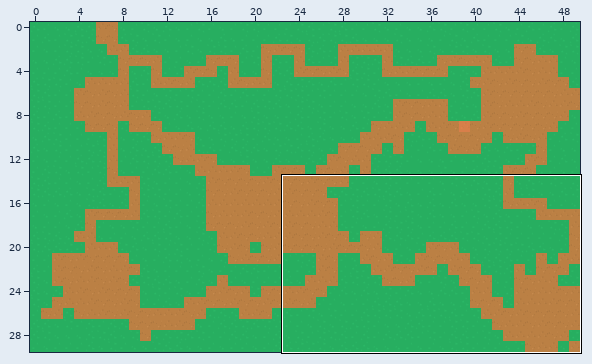
An edit to a level. Tiled map, maps/level3.tmx. Above, an overview of the earlier version with the close-up marked.
Close-up. The starting point:
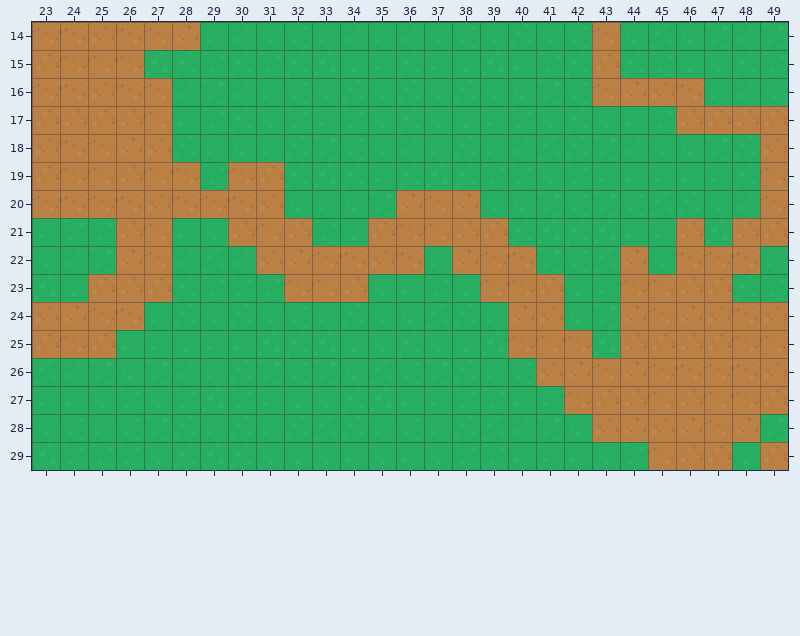
Cells are 64x64 px. Shown: x 23..49, y 14..29. The commit also changed other parts of the map, which this record leaves out.
The same view after the edit:
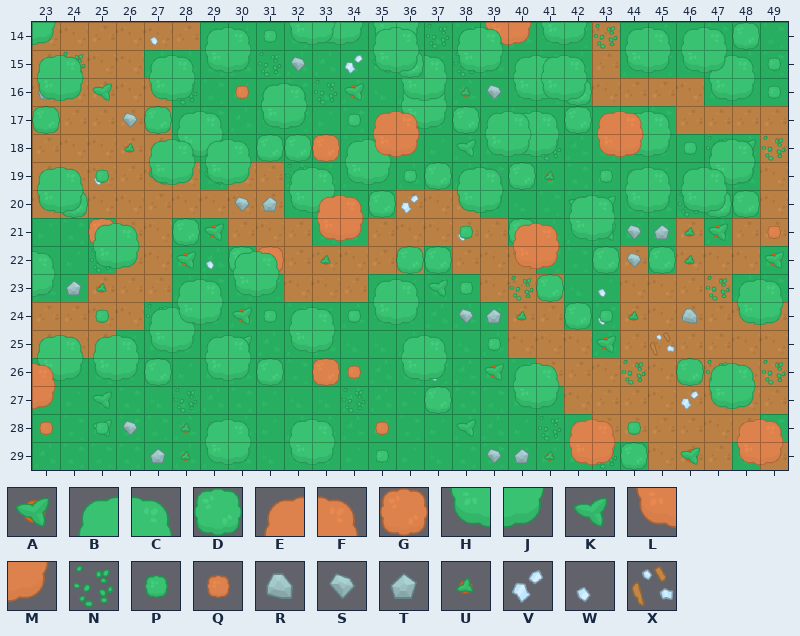
Key: from "spritesheet_tiles": A 133, B 180, C 181, D 182, E 183, F 184, G 185, H 207, J 208, K 209, L 210, M 211, N 212, P 234, Q 235, R 236, S 237, T 238, U 239, V 263, W 290, X 292.
_ is an empty cell.
Tiles of an added or newly shown layer are drawn over the layers below it.
Difference:
Changed rows in their new state; . is an unchanged cell.
Layer "decorations" (now shown):
first column x 23:
14 ....W.........N.....N......
15 .N......NS.VK..N...........
16 TUK..N....NA.STUS..........
17 ...STU.............D.......
18 ...U.....N..W..K..N.....NAN
19 ..W.A.K..N......STU........
20 .......STU...V.....AK..N...
21 ...............W....KSTU...
22 ..N...W...U..........STU...
23 STU...........K..N..W...N..
24 ....N..A.......STU..WU.R...
25 .......A............A.X....
26 ..............W......N..N.N
27 ..K..N.....N...........V...
28 ..KS.U.........K..N........
29 ....TU..........STU.N......
Layer "walls" (now shown):
first column x 23:
14 ......BCP.HJHJ.BLM...BC..D.
15 BC....HJ.....D.HJBC..HJ.BCP
16 HJ......BC...BC..HJD....HJ.
17 D...DBC.HJ.P.HJD.BC..BC....
18 .....HJ.DDGBC....HJ..HJ.BC.
19 ..P........HJPDBCD...P.BHJ.
20 .D........J.D..HJ..BC..HDD.
21 ..G..DA........P.D.HJ...A..
22 .....A.DG....DD.....D.D...A
23 ............BC.P..D......BC
24 ..P.BC..P..PHJ.....DP....HJ
25 BC..HJ..........P..........
26 HJ..D...D.......ABC....DBC.
27 ..............D..HJ.....HJ.
28 ..P...P..BC..........P.....
29 .........HJ.P........D.A...
Layer "items" (now shown):
first column x 23:
14 J........HJ.BC.BC.HJ...BC..
15 ....BC......HJC...BC...HJ..
16 ....HJ.QBC...HJ...HJ......P
17 ........HJ..EF..BC..EF.....
18 ....BCBC....LM..HJ..LM.PBC.
19 BC..HJHJ.BC....BC...PBCBCJ.
20 HJ.......HEF...HJ....HJHJ..
21 ..BC......LM.....EF.......Q
22 C.HJ...BC........LM........
23 J....BCHJ..................
24 .....HJ..BC................
25 ..BC..BC.HJ..BC............
26 F.HJ..HJ..GQ.HJ............
27 M..........................
28 Q.....BC....Q......EF....EF
29 ......HJ...........LM....LM
Changed places in both close-ups, as pixel boxes (x1, y1, x2, y2):
added: (32, 22, 786, 470)
